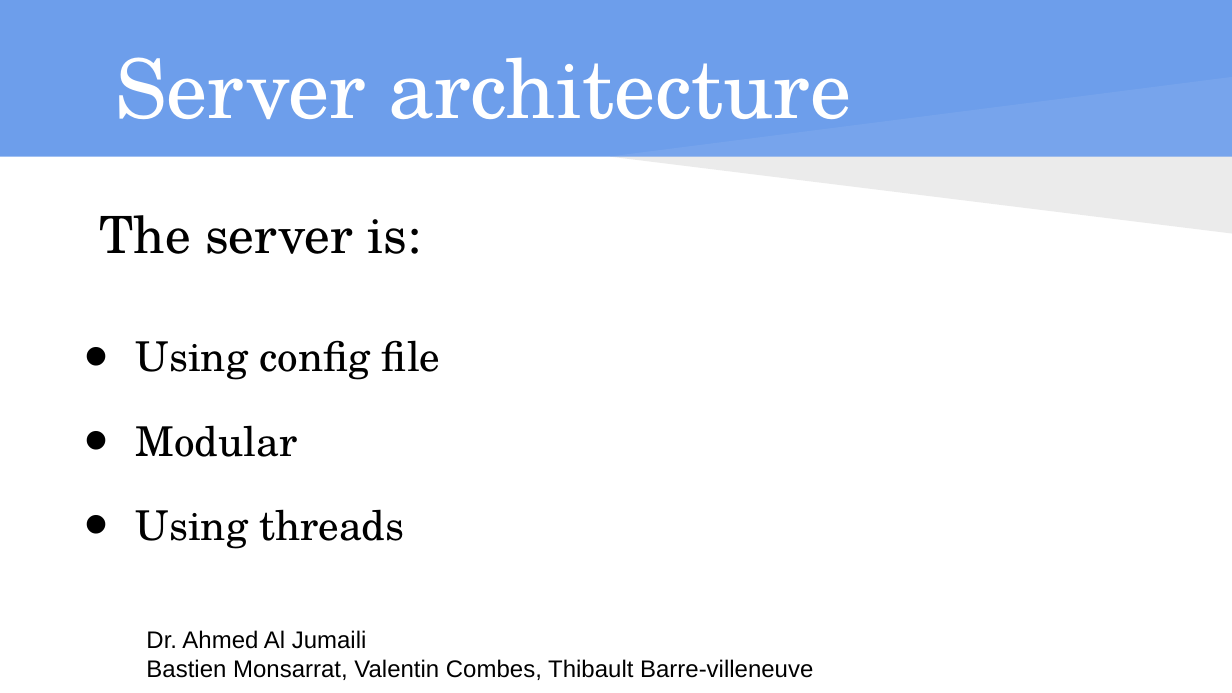
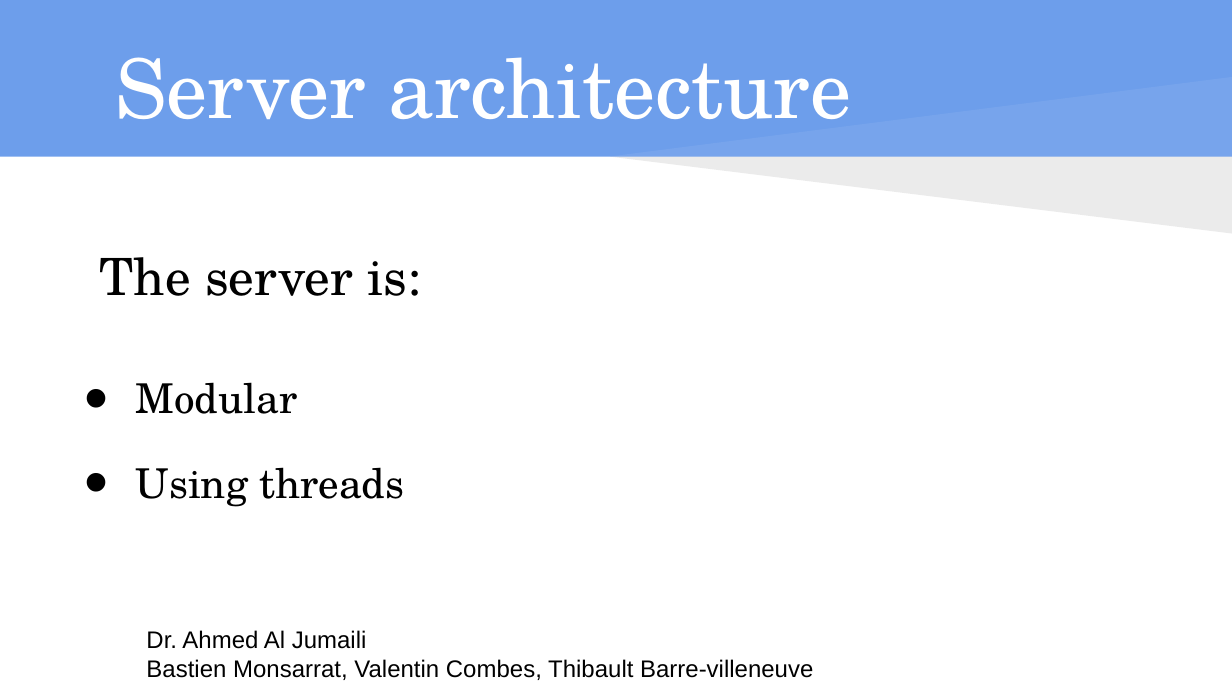
Before and after one commit to isundil/drt, a slide deck: slide 16 of Presentation DS - drt.pptx (slide 8 before the commit). Drawn at 1232x693 pixels with LibreOffice and Linux fonts; fonts in the diff are those of the drawing. Boxes give left, top, right and bottom in pixels: in the first picture for what was removed or moved away, otherwise in the second. Text is boxed around its words. In the diff, an @@ line names an element or a change of style, - is before the commit and + after.

```diff
--- a/Presentation DS - drt.pptx
+++ b/Presentation DS - drt.pptx
@@ text at (136,340,441,380): paragraph removed @@
-• Using config file
```
Also in this commit, not shown: 3 other slides changed, 1 slide added, 5 slides removed.
